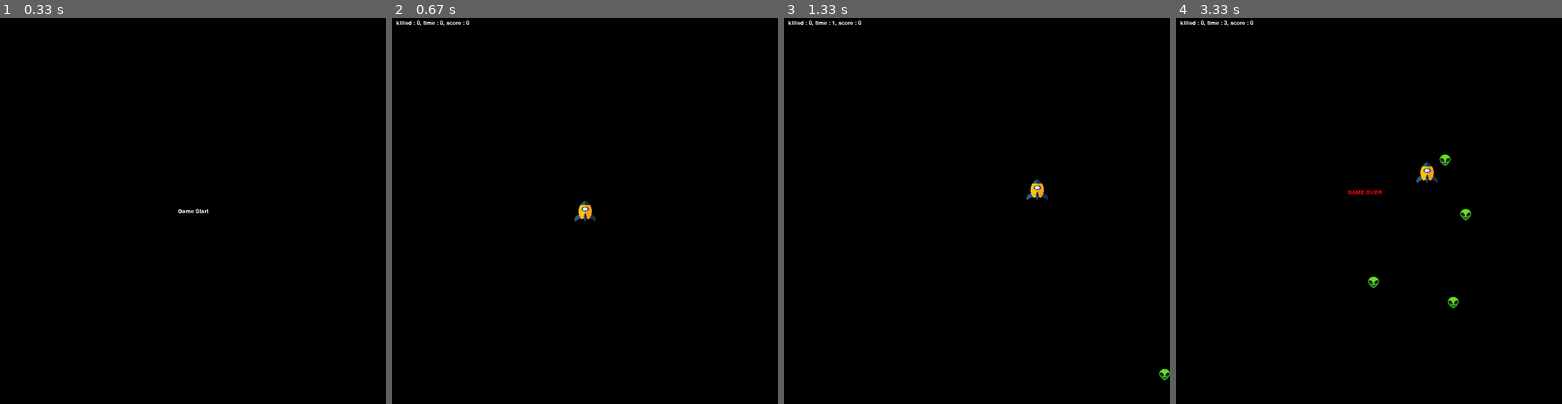
Above: before the commit, frames 1-4 (left to right).
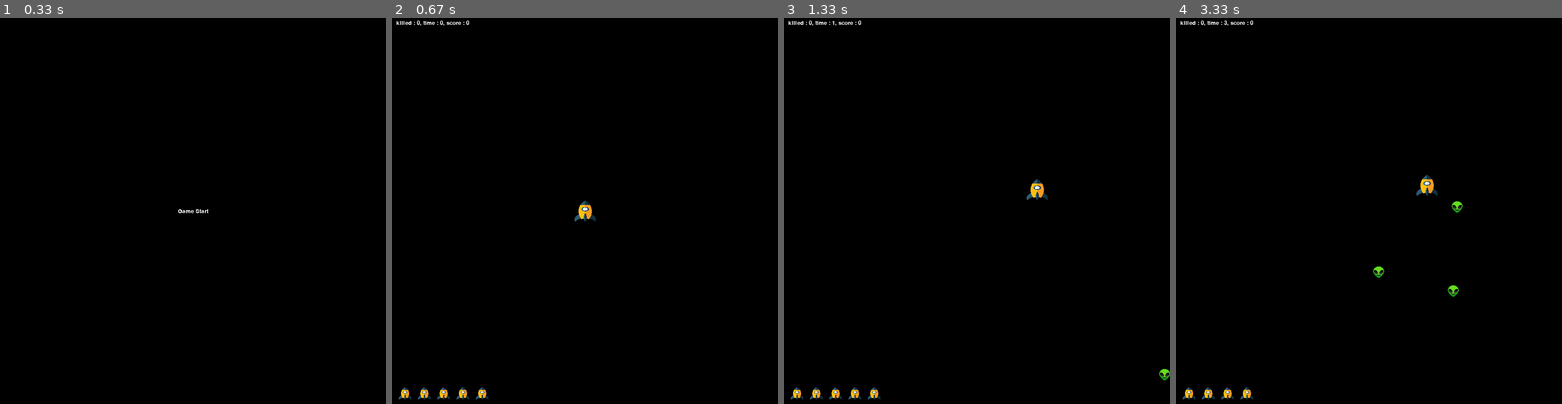
Above: after the commit, the same moments.

Repository: jeno0228/Git_Team
Game: pygame game, started from code/pygame_test.py
Two runs of this game, one before a commit and one after it. Both use one fixed random seed, a clock stepped at 60 frames per second and the inputs below.
Inputs (mouse positions are in pixels of both pictures, inside the frame that each line leads up to):
- Up to frame 1 (0.33 s): no input
- Up to frame 2 (0.67 s): click "Game Start" at 0.38 s
- Up to frame 3 (1.33 s): hold Right 0.67-1.13 s; move the mouse to (961, 226) at 0.7 s; hold Up from 1.17 s (still down)
- Up to frame 4 (3.33 s): release Up at 1.47 s; click (1276, 214) at 1.55 s; hold Right 1.83-2.3 s; hold Left 2.33-2.87 s; tap D at 2.9 s; hold Down from 3.23 s (still down)

Frame 1 is identical in both runs. In frame 2, 0.3% of the frame differs, in the area x 1-25%, y 95-99%; in frame 3, 0.3%; in frame 4, 1.0%, in the area x 1-77%, y 35-99%.

Commit message:
플레이어 객체 목숨 시스템 추가

Diff:
--- a/code/pygame_test.py
+++ b/code/pygame_test.py
@@ -57,6 +57,7 @@
 items = []
 bullet_items = []
 spawn = []
+lives = [] # 목숨 리스트
 for i in range(size[1]):
     spawn.append((0,i))
     spawn.append((size[0],i))
@@ -69,6 +70,15 @@
 panda.x = (size[0]-panda.sx)//2
 panda.y = (size[1]-panda.sy)//2
 panda.mv = 5    #이속증가 템 추가
+
+# 목숨 이미지, 화면 왼쪽 아래에 나오게 위치 설정
+# for 문의 range의 인자는 목숨의 갯수를 의미함
+for i in range(5):
+    life = obj()
+    life.put_img("code/ss.png")
+    life.change_size(30, 30)
+    life.x, life.y = 15 + i*(life.sx + life.sx/2), size[1] - life.sy - 10
+    lives.append(life)
 
 
 left_go = False
@@ -169,6 +179,8 @@
     dm_enemies = []
     dm_items = []
     dm_bullet_items = []
+    dm_lives = []
+
     for i in range(len(bullets)):
         bullet = bullets[i]
         bullet.x += bullet.mv_x
@@ -222,16 +234,6 @@
                 dm_bullets.append(j)
                 killed += 1
 
-
-    for enemy in enemies:
-        if crash(enemy, panda):
-            explosion_sound_2.play()
-            lose = font.render("GAME OVER", True, (255,0,0))
-            screen.blit(lose, (400,400))
-            pygame.display.flip()
-            SB = 1
-            time.sleep(4)
-
     for i in range(len(items)):
         item = items[i]
         if crash(item, panda):
@@ -243,6 +245,12 @@
         if crash(item, panda):
             bullet_size += 0.2
             dm_bullet_items.append(i)
+
+    for i in range(len(enemies)):
+        enemy = enemies[i]
+        if crash(enemy, panda):
+            dm_enemies.append(i)
+            dm_lives.append(len(lives) - 1 )
 
 
     now_time = datetime.now()
@@ -287,6 +295,23 @@
     bullet_items = new_items[:]
 
 
+    new_lives = []
+    for i in range(len(lives)):
+        life = lives[i]
+        if i not in dm_lives:
+            new_lives.append(life)
+            life.show()
+    lives = new_lives[:]
+
+    # 목숨이 0일때 게임 종료
+    if len(lives) == 0:
+        explosion_sound_2.play()
+        lose = font.render("GAME OVER", True, (255,0,0))
+        screen.blit(lose, (400,400))
+        pygame.display.flip()
+        SB = 1
+        time.sleep(4)
+
     text = font.render("killed : {}, time : {}, score : {}".format(killed, delta_time, killed+delta_time//10), True, (255,255,255))
     screen.blit(text, (10,5))
 
